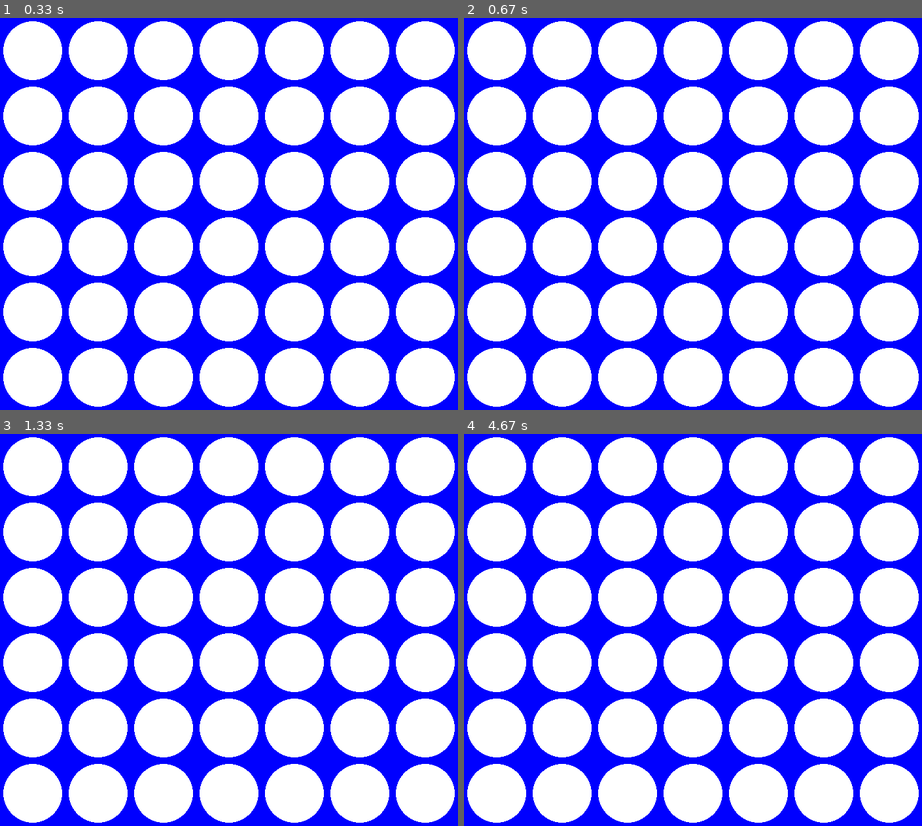
Above: before the commit, frames 1-4 (two rows, left to right).
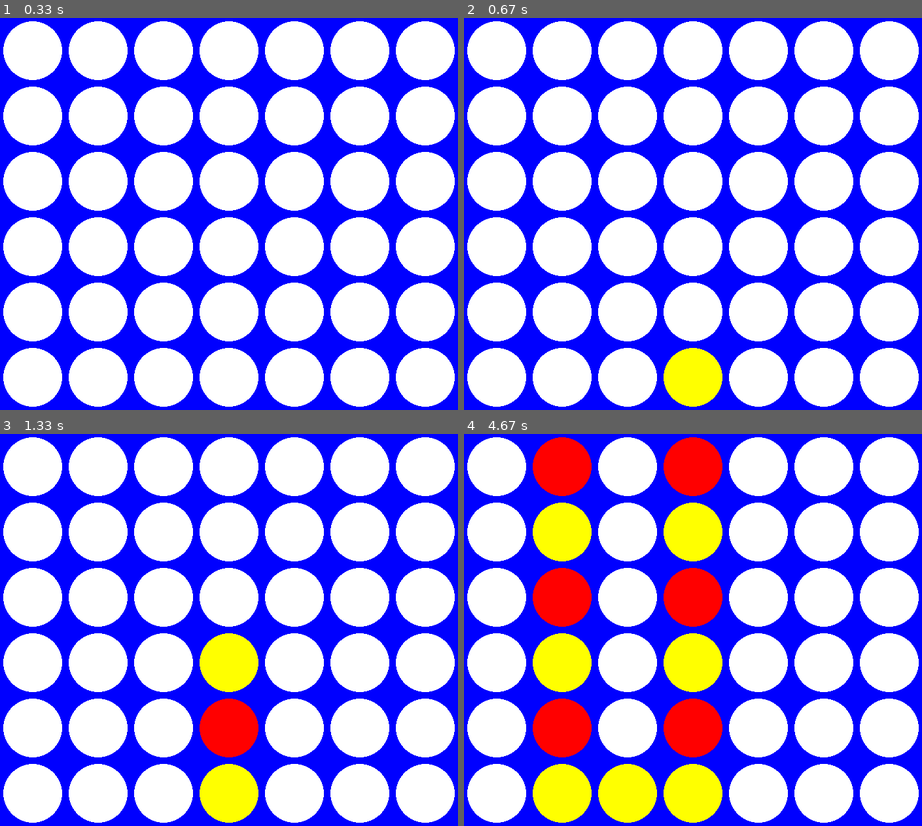
Above: after the commit, the same moments.

Repository: allan-jt/Connect4-AI
Game: pygame game, started from Connect4.py
Same seed, same stepped clock (60 frames per second), same inputs: the game is played once before the commit and once after it.
Inputs (mouse positions are in pixels of both pictures, inside the frame that each line leads up to):
- Up to frame 1 (0.33 s): no input
- Up to frame 2 (0.67 s): press the mouse at (697, 237) at 0.37 s; move the mouse to (638, 229) at 0.47 s; release the mouse at (583, 217) at 0.6 s
- Up to frame 3 (1.33 s): press the mouse at (233, 653) at 0.7 s; move the mouse to (316, 712) at 0.8 s; release the mouse at (398, 767) at 0.93 s; press the mouse at (233, 653) at 1.03 s; move the mouse to (146, 637) at 1.13 s; release the mouse at (64, 618) at 1.27 s
- Up to frame 4 (4.67 s): press the mouse at (697, 653) at 1.37 s; move the mouse to (780, 716) at 1.47 s; release the mouse at (867, 778) at 1.6 s; press the mouse at (697, 653) at 1.7 s; move the mouse to (752, 626) at 1.8 s; release the mouse at (812, 594) at 1.93 s; press the mouse at (697, 653) at 2.03 s; move the mouse to (619, 661) at 2.13 s; release the mouse at (541, 669) at 2.27 s; click (551, 579) at 2.38 s; press the mouse at (551, 579) at 2.7 s; move the mouse to (555, 590) at 2.8 s; release the mouse at (560, 606) at 2.93 s; press the mouse at (551, 579) at 3.03 s; move the mouse to (683, 626) at 3.13 s; release the mouse at (816, 673) at 3.27 s; press the mouse at (551, 579) at 3.37 s; move the mouse to (551, 618) at 3.47 s; release the mouse at (551, 653) at 3.6 s; press the mouse at (551, 579) at 3.7 s; move the mouse to (564, 551) at 3.8 s; release the mouse at (583, 528) at 3.93 s; press the mouse at (551, 579) at 4.03 s; move the mouse to (688, 622) at 4.13 s; release the mouse at (825, 661) at 4.27 s; click (601, 692) at 4.38 s

Frame 1 is identical in both runs. In frame 2, 1.5% of the frame differs, in the area x 43-57%, y 84-100%; in frame 3, 4.5%; in frame 4, 20%, in the area x 15-57%, y 0-100%.

Commit message:
Basic graphics done

Diff:
--- a/Connect4.py
+++ b/Connect4.py
@@ -1,5 +1,5 @@
 import Graphics
 import Minimax
 
-test = Graphics.Engine()
-test.runGame()
+Suzy = Graphics.Engine()
+Suzy.runGame()
--- a/Graphics.py
+++ b/Graphics.py
@@ -8,7 +8,7 @@
 		self.position = [positionX, positionY]
 		self.color = color
 
-		self.image = pygame.Surface(self.getScaledDimension())
+		self.image = pygame.Surface(self.getScaledDimension()).convert_alpha()
 		self.image.fill(BLUE)
 		self.image.set_colorkey(BLUE, pygame.RLEACCEL)
 
@@ -30,9 +30,14 @@
 		self.rect.x = scaledX - CIRCLE_RADIUS
 		self.rect.y = scaledY - CIRCLE_RADIUS
 
+	def update(self) -> None:
+		pygame.draw.circle(self.image, self.color, self.getScaledCenter(), CIRCLE_RADIUS)
+
 
 class Engine():
+	sprite_group = pygame.sprite.Group()
 	all_pieces = {}
+	current_color = YELLOW
 	screen = pygame.display.set_mode((SCREEN_WIDTH, SCREEN_HEIGHT))
 
 	def __init__(self) -> None:
@@ -43,15 +48,49 @@
 		for height in range(GAME_HEIGHT):
 			for width in range(GAME_WIDTH):
 				new_circle = Circle(width, height)
+				self.sprite_group.add(new_circle)
 				self.all_pieces[(width, height)] = new_circle
 				self.screen.blit(new_circle.image, new_circle.rect)
 		pygame.display.flip()
 
 	def runGame(self) -> None:
-		pygame.event.clear()
 		running = True
 		while running:
 			for event in pygame.event.get():
 				if event.type == pygame.QUIT:
-					running == False
+					running = False
+				if event.type == pygame.MOUSEBUTTONDOWN:
+					self.click = True
+
+			if not self.play():
+				running = False
+			self.updateScreen()
+			self.click = False
 		pygame.quit()
+
+	def updateScreen(self) -> None:
+		for piece in self.sprite_group:
+			piece.update()
+			self.screen.blit(piece.image, piece.rect)
+		pygame.display.flip()
+
+	def play(self) -> bool:
+		if not pygame.mouse.get_pressed()[0] or not self.click:
+			return True
+
+		position = pygame.mouse.get_pos()
+		width = position[X] // (SCREEN_WIDTH / GAME_WIDTH)
+		for height in range(GAME_HEIGHT - 1, -1, -1):
+			piece = self.all_pieces[(width, height)]
+			if piece.color == WHITE:
+				piece.color = self.current_color
+				self.swapColor()
+				break
+
+		return True
+
+	def swapColor(self) -> None:
+		if self.current_color == YELLOW:
+			self.current_color = RED
+		else:
+			self.current_color = YELLOW
